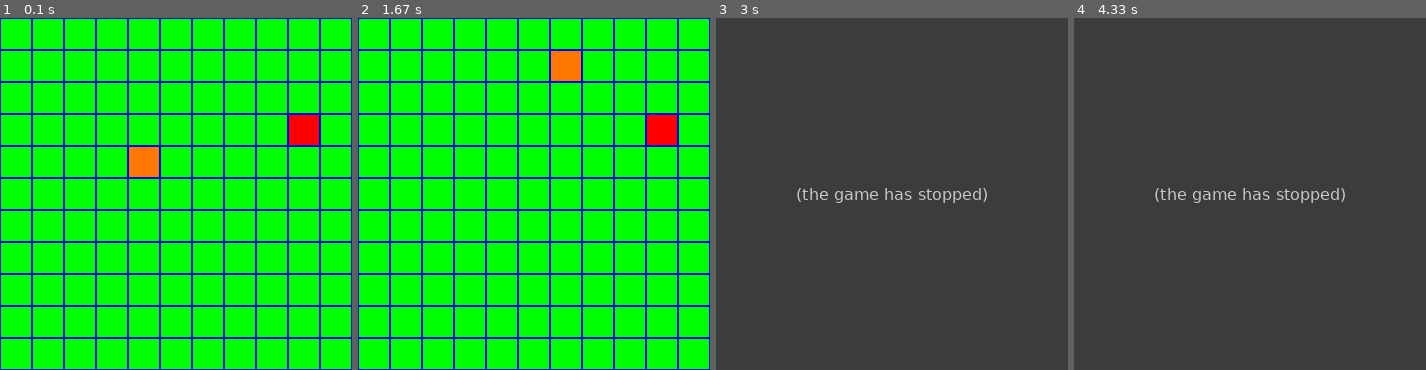
Above: before the commit, frames 1-4 (left to right).
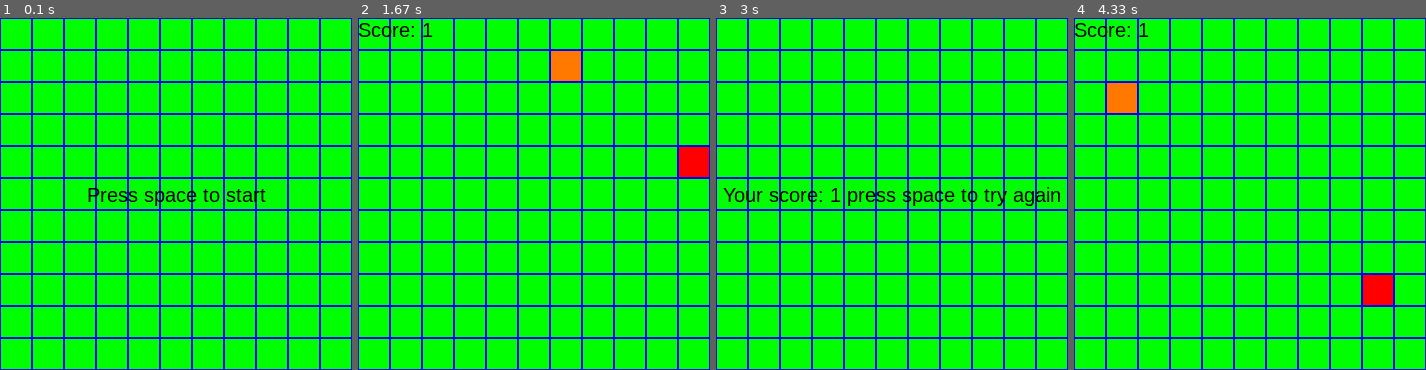
Above: after the commit, the same moments.

Repository: Sierakos/Pygame-Snake
Game: pygame game, started from main.py
The game is run twice, just before and just after one commit, with the same random seed, the same clock (stepped at 60 frames per second) and the same inputs.
Inputs:
- Up to frame 1 (0.1 s): no input
- Up to frame 2 (1.67 s): tap Space at 0.33, 0.73, 1.23 s; hold Right 0.67-1.13 s; hold Up 1.17-1.63 s
- Up to frame 3 (3 s): hold Right 1.67-2.2 s; tap Space at 1.73, 2.3, 2.88 s; hold Left 2.23-2.78 s
- Up to frame 4 (4.33 s): hold Left 3.4-3.95 s; tap Space at 3.47, 4.05 s; hold Up from 3.98 s (still down)

The runs differ from the first frame. In frame 1, 2.3% of the frame differs, in the area x 25-91%, y 27-54%; in frame 2, 1.8%; in frame 3, 100%, in the area x 0-100%, y 0-100%; in frame 4, 100%.
Before the commit the program exited at 2.6 s; later frames show no game.

Commit message:
Snake full version

Diff:
--- a/main.py
+++ b/main.py
@@ -4,45 +4,92 @@
 from player import *
 from apple import *
 from random import randint
+from text import *
 
-screen = pygame.display.set_mode((WIDTH,HEIGHT))
-fps_clock = pygame.time.Clock()
+class Game:
+    def __init__(self):
 
-def apple_random_pos(apple, player):
-    if apple:
-        apple.relocate((randint(1,MAP_WIDTH)*TILE_SIZE, randint(1,MAP_HEIGHT)*TILE_SIZE), player)
 
-player_vec = pygame.math.Vector2()
-player = Player((4*TILE_SIZE,4*TILE_SIZE), apple_random_pos)
-apple = Apple((randint(1,MAP_WIDTH)*TILE_SIZE, randint(1,MAP_HEIGHT)*TILE_SIZE))
+        pygame.init()
+        self.screen = pygame.display.set_mode((WIDTH,HEIGHT))
+        pygame.display.set_caption('Snake')
+        self.fps_clock = pygame.time.Clock()
 
-while True:
-    for event in pygame.event.get():
-        curr_time = pygame.time.get_ticks()
-        if event.type == pygame.QUIT:
-            sys.exit()
+        self.player = Player((4*TILE_SIZE,4*TILE_SIZE), self.apple_random_pos)
+        self.apple = Apple((randint(1,MAP_WIDTH)*TILE_SIZE, randint(1,MAP_HEIGHT)*TILE_SIZE))
 
-        elif event.type == pygame.KEYDOWN:
-            if event.key == pygame.K_LEFT and player_vec.x != 1:
-                player_vec.x = -1
-                player_vec.y = 0
-            elif event.key == pygame.K_RIGHT and player_vec.x != -1:
-                player_vec.x = 1
-                player_vec.y = 0
-            elif event.key == pygame.K_UP and player_vec.y != 1:
-                player_vec.x = 0
-                player_vec.y = -1
-            elif event.key == pygame.K_DOWN and player_vec.y != -1:
-                player_vec.x = 0
-                player_vec.y = 1
+    def apple_random_pos(self, apple, player):
+        if apple:
+            apple.relocate((randint(1,MAP_WIDTH)*TILE_SIZE, randint(1,MAP_HEIGHT)*TILE_SIZE), player)
 
-    screen.fill(BLACK)
+    def run(self):
 
-    for i in range(MAP_HEIGHT+1):
-        for j in range(MAP_WIDTH+1):
-            Tile((TILE_SIZE*j, TILE_SIZE*i))
+        while True:
+            for event in pygame.event.get():
+                if event.type == pygame.QUIT:
+                    sys.exit()
 
-    player.update(player_vec,apple)
-    apple.update()
-    pygame.display.update()
-    fps_clock.tick(FPS)
+                if event.type == pygame.KEYDOWN:
+                    self.player.check_input(event.key)
+
+            self.screen.fill(BLACK)
+
+            for i in range(MAP_HEIGHT+1):
+                for j in range(MAP_WIDTH+1):
+                    Tile((TILE_SIZE*j, TILE_SIZE*i))
+
+            show_score(self.player.player_length)
+            self.player.update(self.apple)
+            self.apple.update()
+            pygame.display.update()
+            if self.player.check_game_over():
+                self.game_over(self.player.player_length)
+            self.fps_clock.tick(FPS)
+
+    def menu(self):
+        while True:
+            for event in pygame.event.get():
+                if event.type == pygame.QUIT:
+                    sys.exit()
+
+                if event.type == pygame.KEYDOWN:
+                    if event.key == pygame.K_SPACE:
+                        self.run()
+
+            self.screen.fill(BLACK)
+
+            for i in range(MAP_HEIGHT+1):
+                for j in range(MAP_WIDTH+1):
+                    Tile((TILE_SIZE*j, TILE_SIZE*i))
+
+            menu_text()
+            pygame.display.update()
+            self.fps_clock.tick(FPS)
+
+    def game_over(self, score):
+        while True:
+            for event in pygame.event.get():
+                if event.type == pygame.QUIT:
+                    sys.exit()
+
+                if event.type == pygame.KEYDOWN:
+                    if event.key == pygame.K_SPACE:
+                        self.player = None
+                        self.apple = None
+                        self.player = Player((4*TILE_SIZE,4*TILE_SIZE), self.apple_random_pos)
+                        self.apple = Apple((randint(1,MAP_WIDTH)*TILE_SIZE, randint(1,MAP_HEIGHT)*TILE_SIZE))
+                        self.run()
+
+            self.screen.fill(BLACK)
+
+            for i in range(MAP_HEIGHT+1):
+                for j in range(MAP_WIDTH+1):
+                    Tile((TILE_SIZE*j, TILE_SIZE*i))
+
+            over_text(score)
+            pygame.display.update()
+            self.fps_clock.tick(FPS)
+
+if __name__ == '__main__':
+    game = Game()
+    game.menu()
--- a/player.py
+++ b/player.py
@@ -6,6 +6,7 @@
         self.screen = pygame.display.get_surface()
 
         self.player_length = 1
+        self.player_vec = pygame.math.Vector2()
 
         # create player rect
         self.player_rect = pygame.Rect(pos,(TILE_SIZE,TILE_SIZE)).inflate(-2,-2)
@@ -18,10 +19,10 @@
 
     def check_game_over(self):
         if self.player_rect.left < 0 or self.player_rect.right > WIDTH or self.player_rect.top < 0 or self.player_rect.bottom > HEIGHT:
-            sys.exit()
+            return True
         for tail in self.player_rects[1::]:
             if self.player_rect.colliderect(tail) and self.eat == False:
-                sys.exit()
+                return True
 
     def add_next_rect(self,pos):
         if self.player_rects[-1]:
@@ -36,10 +37,24 @@
         else:
             self.eat = False
 
-    def head_move(self,player_vec):
+    def check_input(self, event):
+        if event == pygame.K_LEFT and self.player_vec.x != 1:
+            self.player_vec.x = -1
+            self.player_vec.y = 0
+        elif event == pygame.K_RIGHT and self.player_vec.x != -1:
+            self.player_vec.x = 1
+            self.player_vec.y = 0
+        elif event == pygame.K_UP and self.player_vec.y != 1:
+            self.player_vec.x = 0
+            self.player_vec.y = -1
+        elif event == pygame.K_DOWN and self.player_vec.y != -1:
+            self.player_vec.x = 0
+            self.player_vec.y = 1
+
+    def head_move(self):
         head = self.player_rects[0]
-        head.x += player_vec[0] * TILE_SIZE
-        head.y += player_vec[1] * TILE_SIZE
+        head.x += self.player_vec[0] * TILE_SIZE
+        head.y += self.player_vec[1] * TILE_SIZE
 
     def tail_move(self):
         i = -2
@@ -49,13 +64,13 @@
             i -= 1
 
 
-    def update(self,player_vec,apple):
+    def update(self,apple):
         # move the tail before head for place first
         # tail rect next to head properly
         self.tail_move()
 
         # move the head
-        self.head_move(player_vec)
+        self.head_move()
 
         # check if snake is eating apple
         self.check_apple_collizion(apple)
@@ -65,4 +80,4 @@
             pygame.draw.rect(self.screen,ORANGE,rect)
 
         # check if snake is out of window
-        self.check_game_over()
+        # self.check_game_over()
--- /dev/null
+++ b/text.py
@@ -0,0 +1,23 @@
+import pygame
+from settings import *
+
+def show_score(score):
+    screen = pygame.display.get_surface()
+    font = pygame.font.SysFont('arial', 20)
+    score = font.render(f'Score: {score}', True, BLACK)
+    score_rect = score.get_rect(topleft = (0,0))
+    screen.blit(score,score_rect)
+
+def menu_text():
+    screen = pygame.display.get_surface()
+    font = pygame.font.SysFont('arial', 20)
+    start = font.render(f'Press space to start', True, BLACK)
+    start_rect = start.get_rect(center = (WIDTH // 2, HEIGHT // 2))
+    screen.blit(start,start_rect)
+
+def over_text(score):
+    screen = pygame.display.get_surface()
+    font = pygame.font.SysFont('arial', 20)
+    start = font.render(f'Your score: {score} press space to try again', True, BLACK)
+    start_rect = start.get_rect(center = (WIDTH // 2, HEIGHT // 2))
+    screen.blit(start,start_rect)
